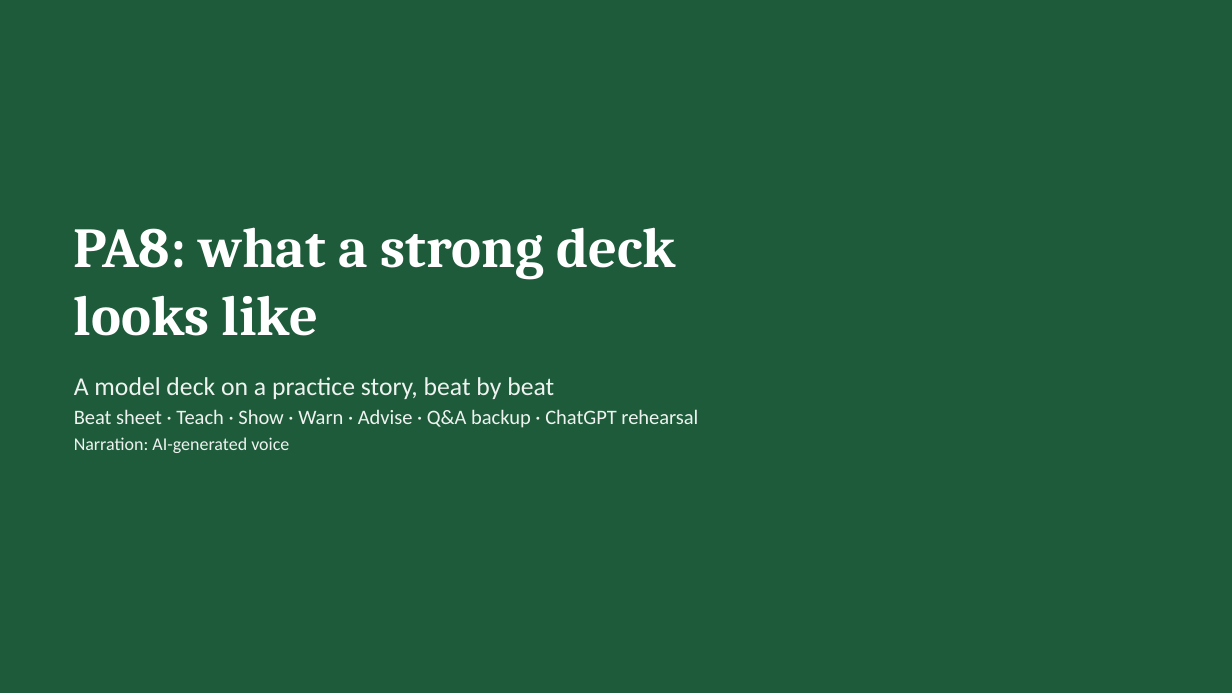
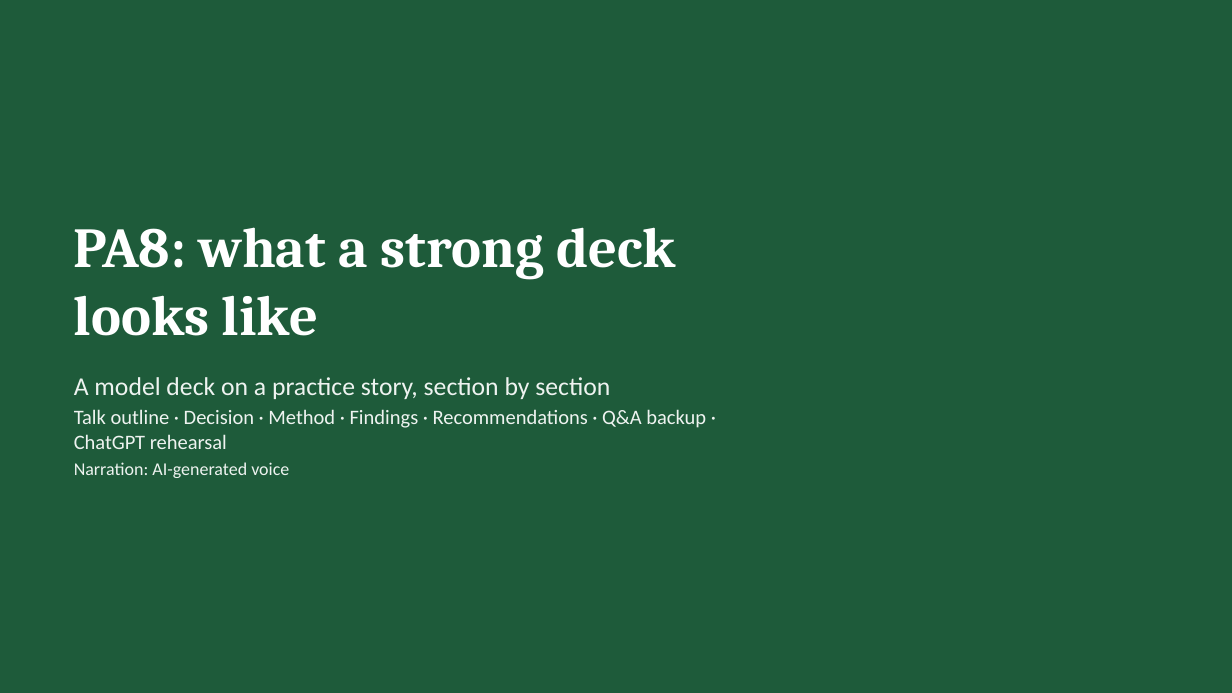
Before and after one commit to lyf718718/mktg-research-sim, a slide deck: slide 1 of hub/files/PA8_Presentation_Walkthrough.pptx. Drawn at 1232x693 pixels with LibreOffice and Linux fonts; fonts in the diff are those of the drawing. Boxes give left, top, right and bottom in pixels: in the first picture for what was removed or moved away, otherwise in the second. Text is boxed around its words. In the diff, an @@ line names an element or a change of style, - is before the commit and + after.

```diff
--- a/hub/files/PA8_Presentation_Walkthrough.pptx
+++ b/hub/files/PA8_Presentation_Walkthrough.pptx
@@ text at (74,377,706,449): text changed @@
-A model deck on a practice story, beat by beat
-Beat sheet · Teach · Show · Warn · Advise · Q&A backup · ChatGPT rehearsal
+A model deck on a practice story, section by section
+Talk outline · Decision · Method · Findings · Recommendations · Q&A backup · ChatGPT rehearsal
```
Also in this commit, not shown: 12 other slides changed, 17 other files.
